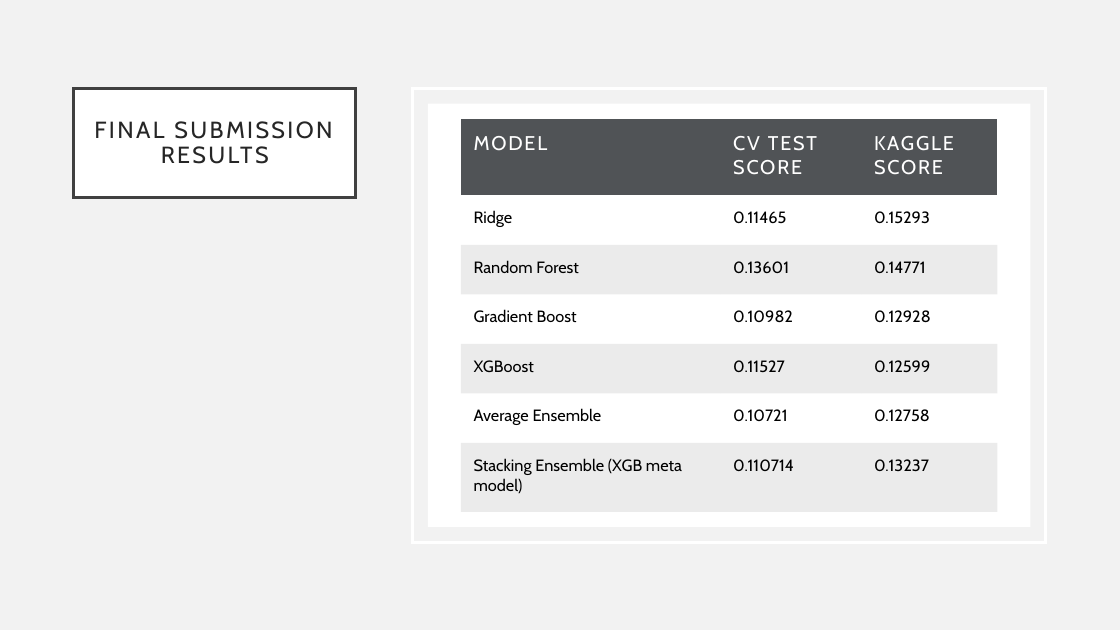
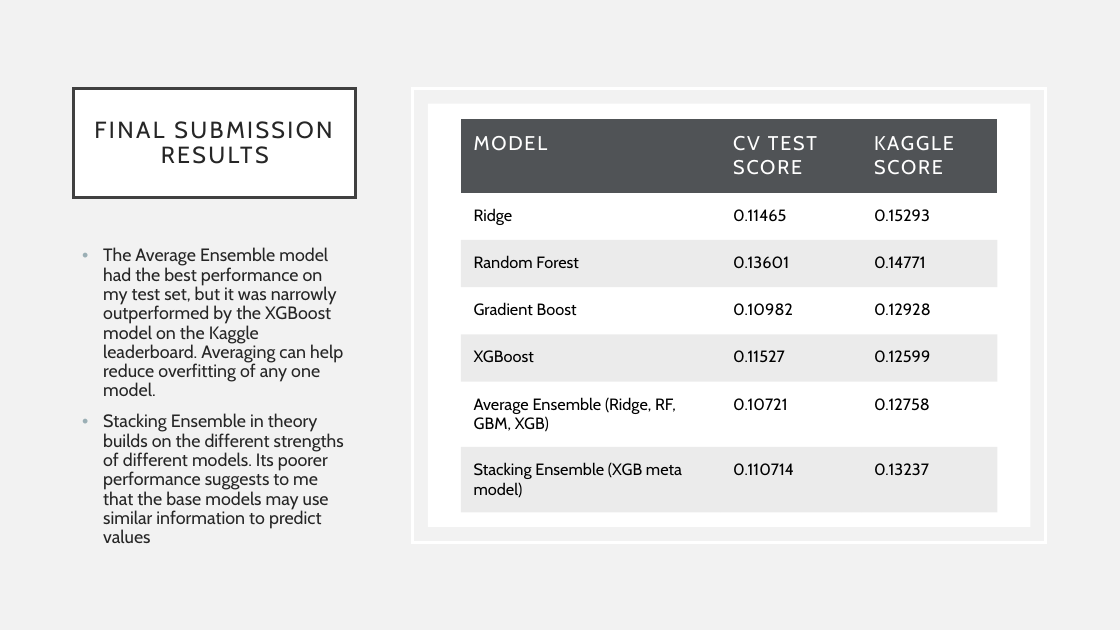
Before and after one commit to bbotzheim/ML_Kaggle_Competition_House_Prices, a slide deck: slide 14 of Project_Presentation.pptx. Drawn at 1120x630 pixels with LibreOffice and Linux fonts; fonts in the diff are those of the drawing. Boxes give left, top, right and bottom in pixels: in the first picture for what was removed or moved away, otherwise in the second. Text is boxed around its words. In the diff, an @@ line names an element or a change of style, - is before the commit and + after.

```diff
--- a/Project_Presentation.pptx
+++ b/Project_Presentation.pptx
@@ table at [461, 118, 998, 511] @@
-row 6, column 1: Average Ensemble
+row 6, column 1: Average Ensemble (Ridge, RF, GBM, XGB)
@@ text added at [103, 247, 344, 543], 15.3 pt, text #262626 @@
+• The Average Ensemble model had the best performance on my test set, but it was narrowly outperformed by the XGBoost model on the Kaggle leaderboard. Averaging can help reduce overfitting of any one model.
+• Stacking Ensemble in theory builds on the different strengths of different models. Its poorer performance suggests to me that the base models may use similar information to predict values
```
Also in this commit, not shown: 5 other slides changed.
